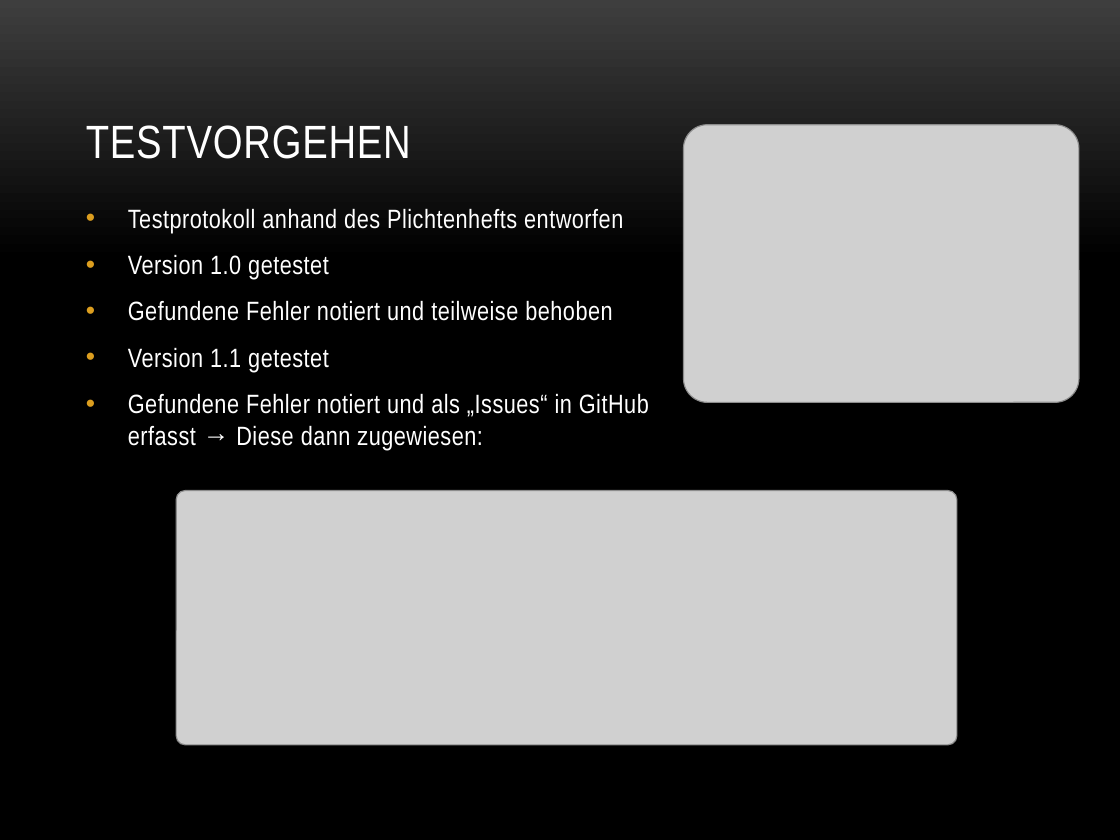
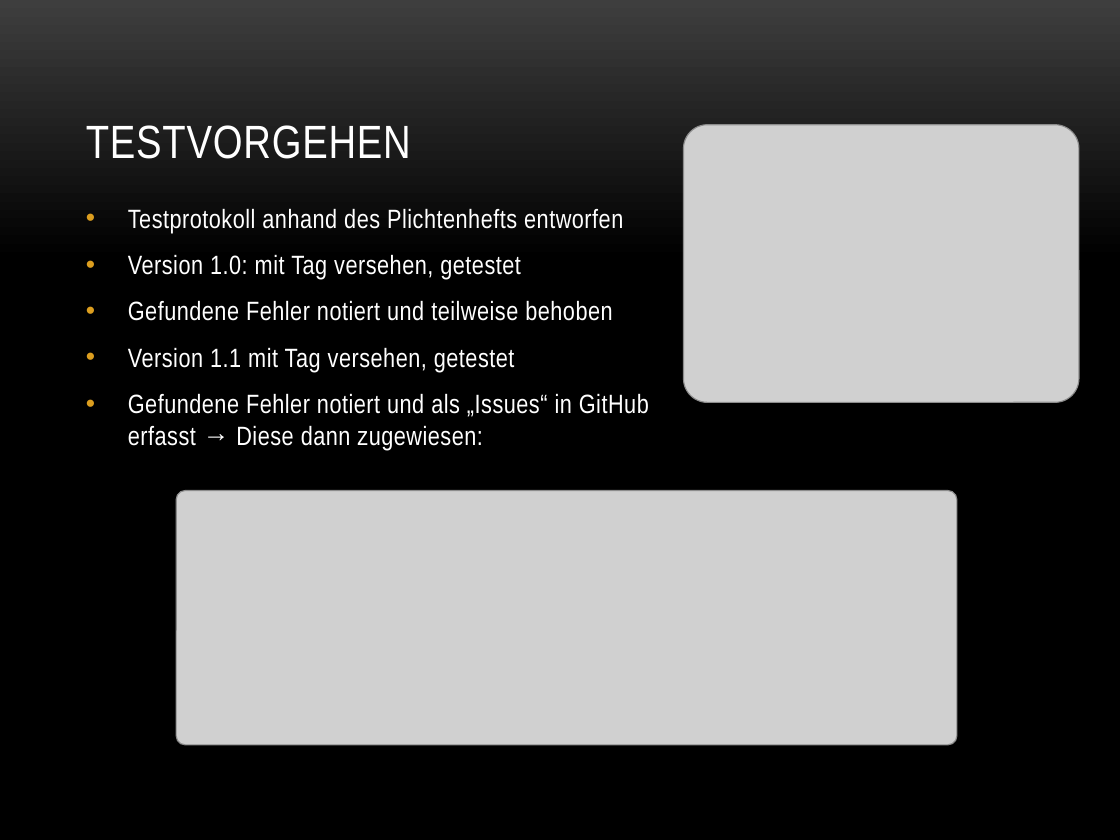
Before and after one commit to stocyr/LaserChess, a slide deck: slide 12 of docs/LaserChess.pptx. Drawn at 1120x840 pixels with LibreOffice and Linux fonts; fonts in the diff are those of the drawing; grey boxes stand for pictures; background and template pictures are left out. Boxes give left, top, right and bottom in pixels: in the first picture for what was removed or moved away, otherwise in the second. Text is boxed around its words. In the diff, an @@ line names an element or a change of style, - is before the commit and + after.

Commit message:
last update on PPTX

```diff
--- a/docs/LaserChess.pptx
+++ b/docs/LaserChess.pptx
@@ text at (128, 254, 521, 279): text changed @@
-• Version 1.0 getestet
+• Version 1.0: mit Tag versehen, getestet
@@ text at (128, 347, 515, 372): text changed @@
-• Version 1.1 getestet
+• Version 1.1 mit Tag versehen, getestet
```
Also in this commit, not shown: 1 other slide changed.
